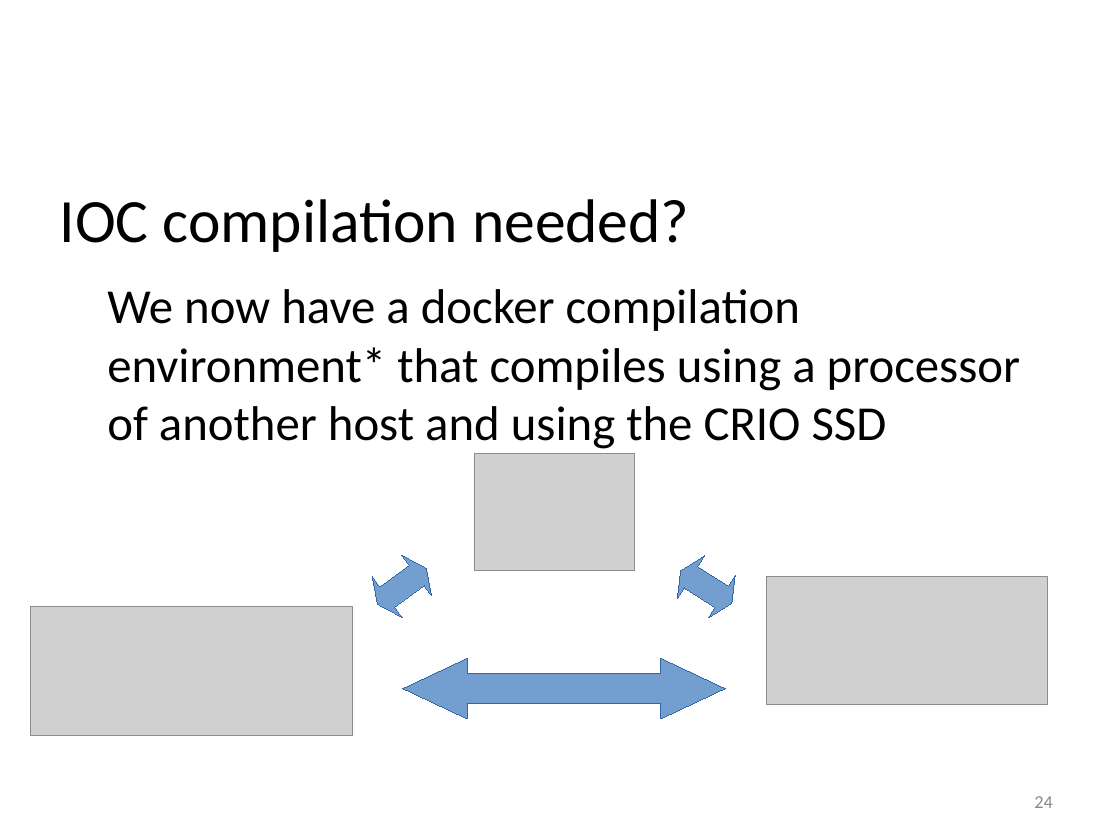
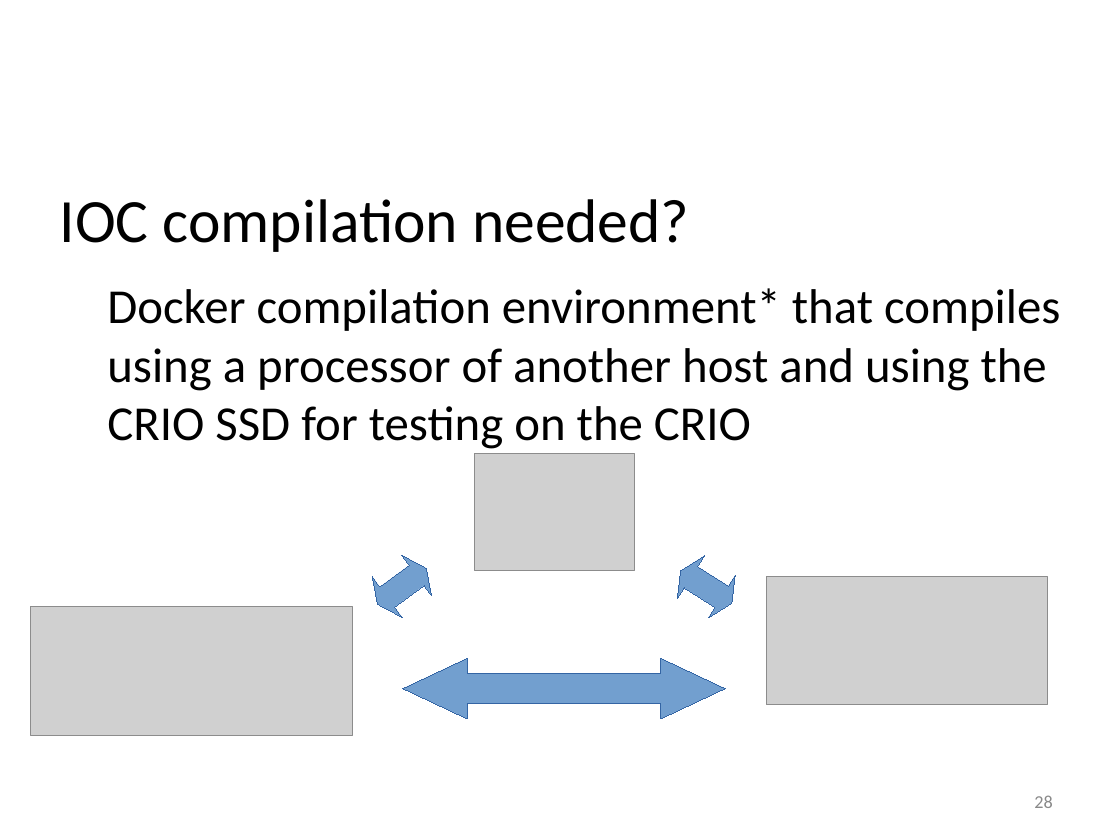
Before and after one commit to lnls-sol/project-nheengatu, a slide deck: slide 28 of docs/CRIO-EPICs-integration.odp (slide 24 before the commit). Drawn at 1120x840 pixels with LibreOffice and Linux fonts; fonts in the diff are those of the drawing; grey boxes stand for pictures; background and template pictures are left out. Boxes give left, top, right and bottom in pixels: in the first picture for what was removed or moved away, otherwise in the second. Text is boxed around its words. In the diff, an @@ line names an element or a change of style, - is before the commit and + after.

Commit message:
Updated slides

```diff
--- a/docs/CRIO-EPICs-integration.odp
+++ b/docs/CRIO-EPICs-integration.odp
@@ text at (107,288,1060,449): text changed @@
-● We now have a docker compilation environment* that compiles using a processor of another host and using the CRIO SSD
+● Docker compilation environment* that compiles using a processor of another host and using the CRIO SSD for testing on the CRIO
@@ page number at (1034,795,1052,808): text changed @@
-24
+28
```
Also in this commit, not shown: 14 other slides changed, 5 slides added, 1 slide removed, 1 other file.
